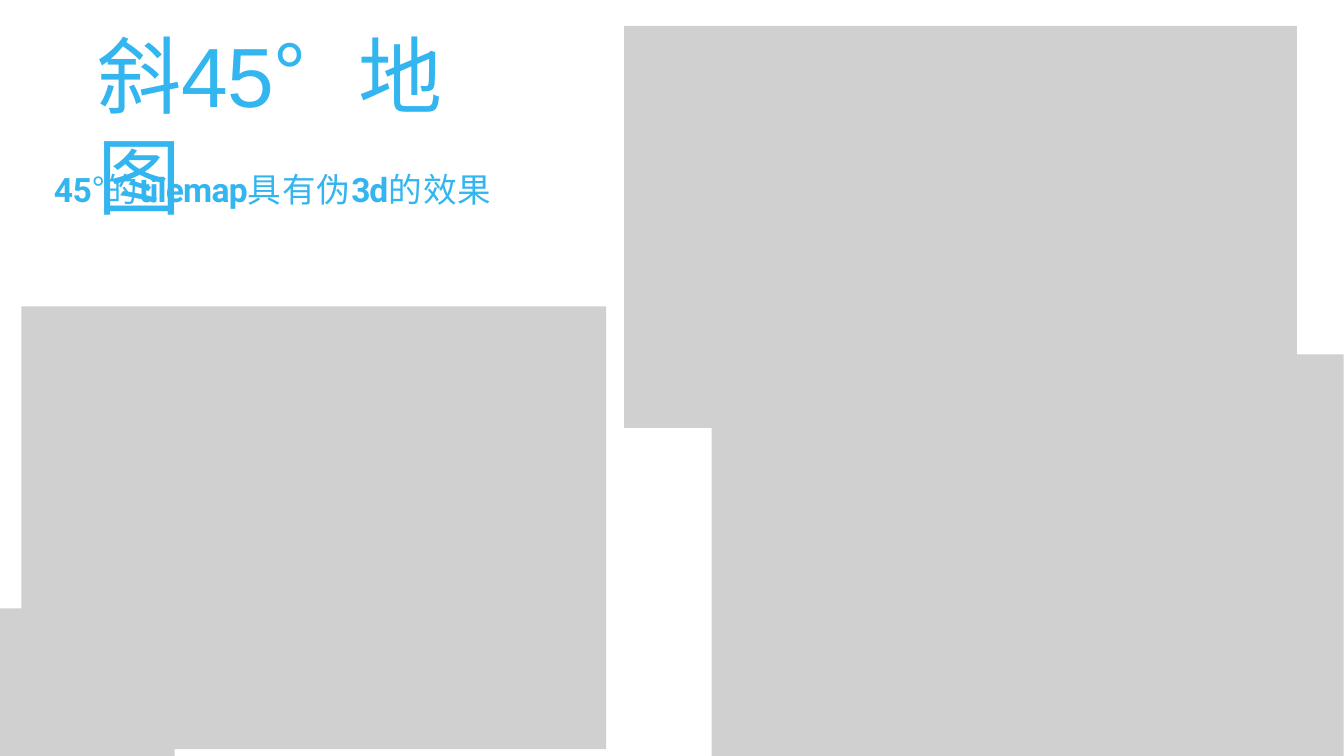
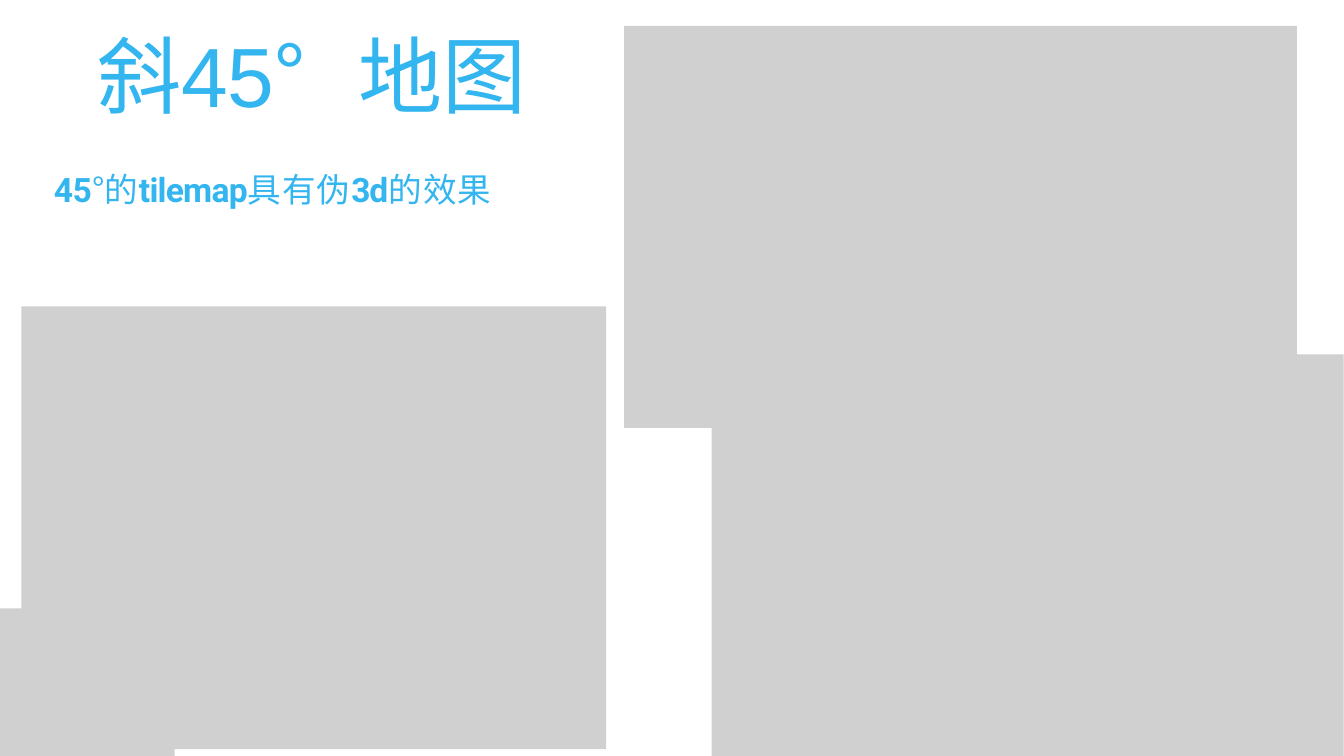
Before and after one commit to gfzheng/MOSAD, a slide deck: slide 37 of Keynotes/week12_tile_map.pptx. Drawn at 1344x756 pixels with LibreOffice and Linux fonts; fonts in the diff are those of the drawing; grey boxes stand for pictures; background and template pictures are left out. Boxes give left, top, right and bottom in pixels: in the first picture for what was removed or moved away, otherwise in the second. Text is boxed around its words. In the diff, an @@ line names an element or a change of style, - is before the commit and + after.

```diff
--- a/Keynotes/week12_tile_map.pptx
+++ b/Keynotes/week12_tile_map.pptx
@@ text "斜45°地图" rewrapped from (x1=97, y1=36, x2=443, y2=215) to (x1=97, y1=36, x2=527, y2=114) @@
```
Also in this commit, not shown: 6 other slides changed.
